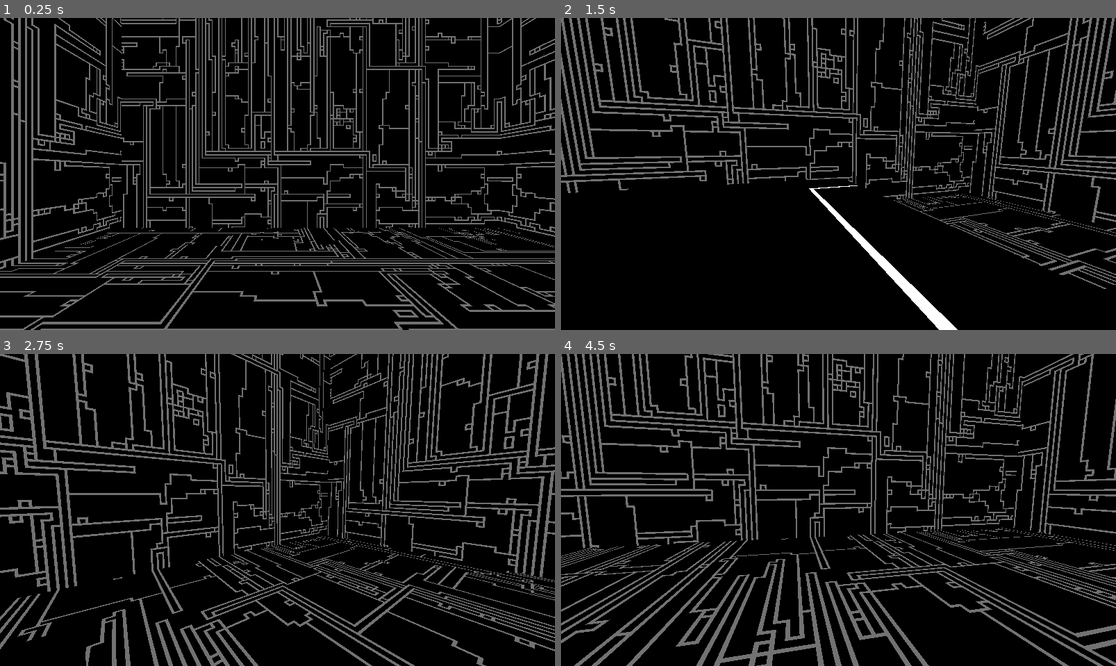
Above: before the commit, frames 1-4 (two rows, left to right).
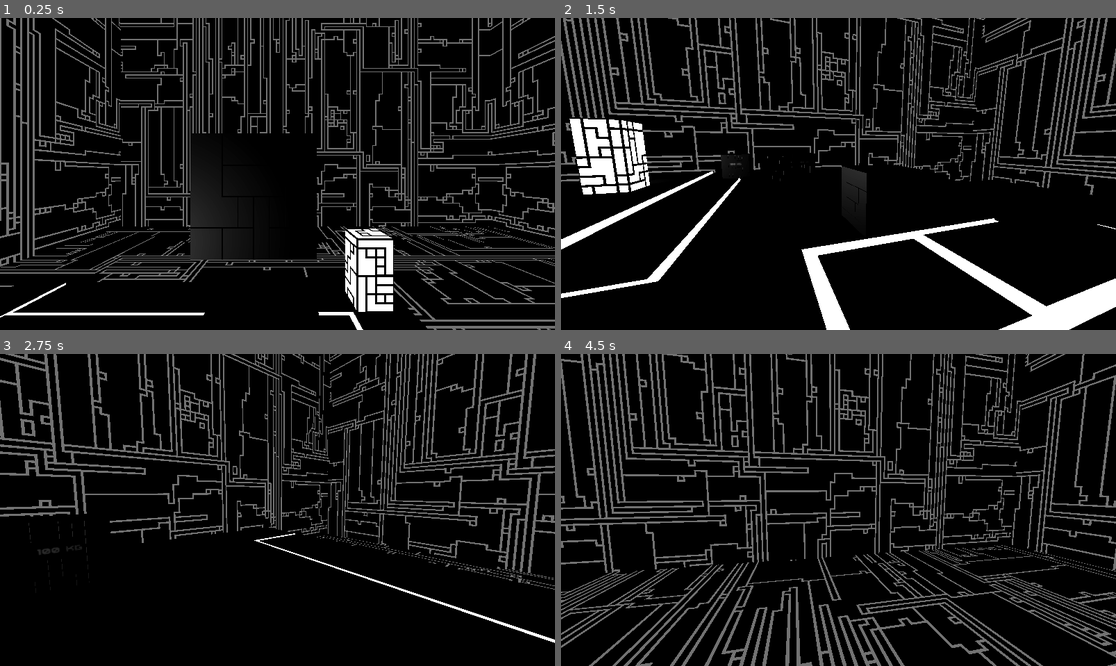
Above: after the commit, the same moments.

Repository: Artem4852/jamgame
Game: Godot game, scene res://levels/level1.tscn
Same seed, same stepped clock (60 frames per second), same inputs: the game is played once before the commit and once after it.
Inputs (mouse positions are in pixels of both pictures, inside the frame that each line leads up to):
- Up to frame 1 (0.25 s): no input
- Up to frame 2 (1.5 s): move the mouse to (960, 158) at 0.52 s; hold D (right) 0.53-1.28 s; tap G (grab, bound only after the commit) at 0.6, 1.35 s; click (960, 158) at 0.67 s; move the mouse to (810, 174) at 1.27 s; hold W (forward) from 1.28 s (still down)
- Up to frame 3 (2.75 s): keep holding W (forward); move the mouse to (288, 503) at 2.02 s; tap G (grab, bound only after the commit) at 2.1 s
- Up to frame 4 (4.5 s): keep holding W (forward); move the mouse to (832, 516) at 2.77 s; tap G (grab, bound only after the commit) at 2.85, 3.6, 4.35 s; move the mouse to (877, 513) at 3.52 s; move the mouse to (794, 506) at 4.27 s

The runs differ from the first frame. In frame 1, 28% of the frame differs, in the area x 0-100%, y 0-100%; in frame 2, 23%; in frame 3, 23%; in frame 4, 30%.

Commit message:
worked on pressure plates

Diff:
--- a/levels/PlayerController.gd
+++ b/levels/PlayerController.gd
@@ -4,11 +4,16 @@
 const SPEED = 5.0
 const JUMP_VELOCITY = 4.5
 const cameraRotationSpeed = 0.004
+var carrying = null
 
 var gravity = ProjectSettings.get_setting("physics/3d/default_gravity")
 
 @onready var cameraPivot := $cameraPivot
 @onready var camera := $cameraPivot/Camera3D
+
+@export var props: Node3D
+
+@export var raycast: RayCast3D
 
 func _unhandled_input(event):
 	if event is InputEventMouseButton:
@@ -36,3 +41,27 @@
 		velocity.z = move_toward(velocity.z, 0, SPEED)
 
 	move_and_slide()
+
+func _process(delta):
+	print(camera.get_children())
+	if Input.is_action_just_pressed("grab"):
+		if carrying == null:
+			if raycast.is_colliding():
+				var object = raycast.get_collider()
+
+				if object.get_meta('tag') == 'crate':
+					var global_transform_before = object.global_transform
+					object.freeze = true
+					props.remove_child(object)
+					camera.add_child(object)
+
+					object.global_transform = global_transform_before
+
+					carrying = object
+		else:
+			var global_transform_before = carrying.global_transform
+			camera.remove_child(carrying)
+			props.add_child(carrying)
+			carrying.global_transform = global_transform_before
+			carrying.freeze = false
+			carrying = null
--- a/levels/level1.tscn
+++ b/levels/level1.tscn
@@ -1,10 +1,11 @@
-[gd_scene load_steps=15 format=3 uid="uid://1tpiypk6q276"]
+[gd_scene load_steps=14 format=3 uid="uid://1tpiypk6q276"]
 
 [ext_resource type="PackedScene" uid="uid://bngo7kwdg8y5n" path="res://prefabs/platform.tscn" id="2_tybi2"]
 [ext_resource type="PackedScene" uid="uid://3ix4cscpevhp" path="res://prefabs/lamp.tscn" id="5_lx4iu"]
 [ext_resource type="PackedScene" uid="uid://ccroytbr8b1ul" path="res://models/glb/wall.glb" id="6_55r4m"]
 [ext_resource type="PackedScene" uid="uid://biyx0la5cmvda" path="res://prefabs/pressurePlate.tscn" id="7_fcatn"]
 [ext_resource type="Script" path="res://levels/PlayerController.gd" id="7_oeujf"]
+[ext_resource type="PackedScene" uid="uid://bfvbqhf705hog" path="res://prefabs/crate_1.tscn" id="8_a21ik"]
 [ext_resource type="PackedScene" uid="uid://bj5err828g4eb" path="res://prefabs/bridge.tscn" id="8_yce60"]
 [ext_resource type="PackedScene" uid="uid://blfn3hbe880oe" path="res://prefabs/bridgeFinal.tscn" id="9_pu5i0"]
 
@@ -29,10 +30,6 @@
 [sub_resource type="ConvexPolygonShape3D" id="ConvexPolygonShape3D_ychiv"]
 points = PackedVector3Array(-0.125207, -0.532801, -0.480507, 0.0227831, 0.47607, 0.498884, 0.169713, 0.559144, 0.464172 …(924 unchanged characters)…
 
-[sub_resource type="BoxShape3D" id="BoxShape3D_34xvq"]
-
-[sub_resource type="BoxMesh" id="BoxMesh_1o1vl"]
-
 [node name="Node3D" type="Node3D"]
 
 [node name="Environment" type="Node" parent="."]
@@ -40,12 +37,14 @@
 [node name="WorldEnvironment" type="WorldEnvironment" parent="Environment"]
 environment = SubResource("Environment_x5w1c")
 
-[node name="Player" type="CharacterBody3D" parent="."]
-transform = Transform3D(1, -3.48787e-16, 3.48787e-16, 3.48787e-16, 1, -3.48787e-16, -3.48787e-16, 3.48787e-16, 1, -1.25366, 16.1576, -3.07966)
+[node name="Player" type="CharacterBody3D" parent="." node_paths=PackedStringArray("props", "raycast")]
+transform = Transform3D(1, -3.48787e-16, 3.48787e-16, 3.48787e-16, 1, -3.48787e-16, -3.48787e-16, 3.48787e-16, 1, 2.65996, 16.1576, 0.808232)
 script = ExtResource("7_oeujf")
+props = NodePath("../Props")
+raycast = NodePath("cameraPivot/Camera3D/RayCast3D")
 
 [node name="Mesh" type="MeshInstance3D" parent="Player"]
-transform = Transform3D(1, -1.21652e-31, 0, -1.21652e-31, 1, 0, 0, 0, 1, 2.96133, 0, 3.22427)
+transform = Transform3D(1, -1.21652e-31, 0, -1.21652e-31, 1, 0, 0, 0, 1, 2.08165e-12, 2.08165e-12, 2.08165e-12)
 mesh = SubResource("CapsuleMesh_3h40d")
 
 [node name="CollisionShape3D" type="CollisionShape3D" parent="Player"]
@@ -53,11 +52,15 @@
 shape = SubResource("ConvexPolygonShape3D_ychiv")
 
 [node name="cameraPivot" type="Node3D" parent="Player"]
-transform = Transform3D(1, 0, 0, 0, 1, 0, 0, 0, 1, 0, 0.393746, 0)
+transform = Transform3D(1, -1.21652e-31, 0, -1.21652e-31, 1, 0, 0, 0, 1, 0, 0.393745, 0)
 
 [node name="Camera3D" type="Camera3D" parent="Player/cameraPivot"]
 transform = Transform3D(1, -1.21652e-31, 0, -1.21652e-31, 1, 0, 0, 0, 1, 0, 0, 0)
 
+[node name="RayCast3D" type="RayCast3D" parent="Player/cameraPivot/Camera3D"]
+transform = Transform3D(1, -1.21652e-31, 0, -1.21652e-31, 1, 0, 0, 0, 1, 0, 0, 0)
+target_position = Vector3(2.08165e-12, 2.08165e-12, -2)
+
 [node name="Platforms" type="Node3D" parent="."]
 
 [node name="platform1" parent="Platforms" instance=ExtResource("2_tybi2")]
@@ -144,8 +147,12 @@
 [node name="wall6" parent="Walls" instance=ExtResource("6_55r4m")]
 transform = Transform3D(4.37114e-08, -1, 3.82137e-15, -1, -4.37114e-08, -8.74228e-08, 8.74228e-08, 0, -1, 27.122, -30, -15.465)
 
-[node name="PressurePlate" parent="." instance=ExtResource("7_fcatn")]
+[node name="PressurePlate" parent="." node_paths=PackedStringArray("bridge1", "bridge2", "bridge3", "bridge4") instance=ExtResource("7_fcatn")]
 transform = Transform3D(1, 0, 0, 0, 1, 0, 0, 0, 1, 2.24693, 12.4681, -4.8078)
+bridge1 = NodePath("../Bridges/Bridge")
+bridge2 = NodePath("../Bridges/Bridge2")
+bridge3 = NodePath("../Bridges/Bridge3")
+bridge4 = NodePath("../Bridges/BridgeEnd")
 
 [node name="Props" type="Node3D" parent="."]
 
@@ -182,38 +189,14 @@
 [node name="StaticBody3D2" parent="Props" instance=ExtResource("5_lx4iu")]
 transform = Transform3D(1, 0, 0, 0, 1, 0, 0, 0, 1, -2.19459, 12.4572, 4.61867)
 
-[node name="RigidBody3D" type="RigidBody3D" parent="."]
-transform = Transform3D(1, 0, 0, 0, 1, 0, 0, 0, 1, 2.38279, 18.6811, -4.75667)
-mass = 100.0
-metadata/tag = "crate"
-
-[node name="CollisionShape3D" type="CollisionShape3D" parent="RigidBody3D"]
-shape = SubResource("BoxShape3D_34xvq")
-
-[node name="MeshInstance3D" type="MeshInstance3D" parent="RigidBody3D"]
-transform = Transform3D(1, 0, 0, 0, 1, 0, 0, 0, 1, -0.00343776, -9.53674e-07, -0.00215673)
-mesh = SubResource("BoxMesh_1o1vl")
-
-[node name="RigidBody3D2" type="RigidBody3D" parent="."]
-transform = Transform3D(1, 0, 0, 0, 1, 0, 0, 0, 1, 2.38279, 24.6563, -4.75667)
-mass = 100.0
-metadata/tag = "crate"
-
-[node name="CollisionShape3D" type="CollisionShape3D" parent="RigidBody3D2"]
-shape = SubResource("BoxShape3D_34xvq")
-
-[node name="MeshInstance3D" type="MeshInstance3D" parent="RigidBody3D2"]
-transform = Transform3D(1, 0, 0, 0, 1, 0, 0, 0, 1, -0.00343776, -9.53674e-07, -0.00215673)
-mesh = SubResource("BoxMesh_1o1vl")
-
-[node name="RigidBody3D3" type="RigidBody3D" parent="."]
-transform = Transform3D(1, 0, 0, 0, 1, 0, 0, 0, 1, 2.38279, 33.3966, -4.75667)
-mass = 100.0
-metadata/tag = "crate"
-
-[node name="CollisionShape3D" type="CollisionShape3D" parent="RigidBody3D3"]
-shape = SubResource("BoxShape3D_34xvq")
-
-[node name="MeshInstance3D" type="MeshInstance3D" parent="RigidBody3D3"]
-transform = Transform3D(1, 0, 0, 0, 1, 0, 0, 0, 1, -0.00343776, -9.53674e-07, -0.00215673)
-mesh = SubResource("BoxMesh_1o1vl")
+[node name="Crate1" parent="Props" instance=ExtResource("8_a21ik")]
+transform = Transform3D(1.00348, -1.22076e-31, -8.15841e-24, -8.15841e-24, 1.00348, 8.15841e-24, 0, 0, 1.00348, 2.46863, 16.3292, -1.32265)
+
+[node name="Crate2" parent="Props" instance=ExtResource("8_a21ik")]
+transform = Transform3D(1.00348, -1.22076e-31, -8.15841e-24, -8.15841e-24, 1.00348, 8.15841e-24, 0, 0, 1.00348, -2.35301, 16.3338, 0.2192)
+
+[node name="Crate3" parent="Props" instance=ExtResource("8_a21ik")]
+transform = Transform3D(1.00348, -1.22076e-31, -8.15841e-24, -8.15841e-24, 1.00348, 8.15841e-24, 0, 0, 1.00348, -4.23229, 16.3292, 1.72753)
+
+[node name="Crate4" parent="Props" instance=ExtResource("8_a21ik")]
+transform = Transform3D(1.00348, -1.22076e-31, -8.15841e-24, -8.15841e-24, 1.00348, 8.15841e-24, 0, 0, 1.00348, -4.28733, 16.3292, -1.0748)
--- a/models/glb/pressurePlate.gd
+++ b/models/glb/pressurePlate.gd
@@ -2,10 +2,12 @@
 
 @export var collider: CollisionShape3D
 @export var plate: StaticBody3D
-@export var bridge1: StaticBody3D
-@export var bridge2: StaticBody3D
-@export var bridge3: StaticBody3D
-@export var bridge4: StaticBody3D
+@export var bridge1: Node3D
+@export var bridge2: Node3D
+@export var bridge3: Node3D
+@export var bridge4: Node3D
+
+var appearingSpeed = 70
 
 func _ready():
 	pass
@@ -18,7 +20,6 @@
 		for body in overlapping_bodies:
 			var tag = body.get_meta('tag')
 			if tag == 'crate' and int(body.linear_velocity.y) == 0:
-				print("Overlapping with Crate ", n)
 				n += 1
 		return n
 
@@ -27,7 +28,26 @@
 	var overlaps = check_for_overlaps()
 	plate.position.y = clamp(-0.02 * overlaps, -0.1, 0)
 	if bridge1:
+		var bridge1 = bridge1.get_child(0)
+		if overlaps > 0:
+			bridge1.position.y = clamp(bridge1.position.y+appearingSpeed*delta, -100, 0)
+		else:
+			bridge1.position.y = clamp(bridge1.position.y-appearingSpeed*delta, -100, 0)
+	if bridge2:
+		var bridge2 = bridge2.get_child(0)
 		if overlaps > 1:
-			bridge1.position.y == -0.045
+			bridge2.position.y = clamp(bridge2.position.y+appearingSpeed*delta, -100, 0)
 		else:
-			bridge1.position.y == -100
+			bridge2.position.y = clamp(bridge2.position.y-appearingSpeed*delta, -100, 0)
+	if bridge3:
+		var bridge3 = bridge3.get_child(0)
+		if overlaps > 2:
+			bridge3.position.y = clamp(bridge3.position.y+appearingSpeed*delta, -100, 0)
+		else:
+			bridge3.position.y = clamp(bridge3.position.y-appearingSpeed*delta, -100, 0)
+	if bridge4:
+		var bridge4 = bridge4.get_child(0)
+		if overlaps > 3:
+			bridge4.position.y = clamp(bridge4.position.y+appearingSpeed*delta, -100, 0)
+		else:
+			bridge4.position.y = clamp(bridge4.position.y-appearingSpeed*delta, -100, 0)
--- a/prefabs/bridge.tscn
+++ b/prefabs/bridge.tscn
@@ -12,6 +12,7 @@
 transform = Transform3D(1, 0, 0, 0, 1, 0, 0, 0, 1, 2.08165e-12, 2.08165e-12, 2.08165e-12)
 
 [node name="StaticBody3D" type="StaticBody3D" parent="."]
+transform = Transform3D(1, 0, 0, 0, 1, 0, 0, 0, 1, 2.08165e-12, -100, 2.08165e-12)
 
 [node name="Mesh" parent="StaticBody3D" instance=ExtResource("1_uui2s")]
 
--- a/prefabs/bridgeFinal.tscn
+++ b/prefabs/bridgeFinal.tscn
@@ -8,18 +8,21 @@
 [sub_resource type="BoxShape3D" id="BoxShape3D_12rm2"]
 size = Vector3(6.11499, 1, 1)
 
-[node name="BridgeEnd" type="StaticBody3D"]
+[node name="BridgeEnd" type="Node3D"]
 transform = Transform3D(1, 0, 0, 0, 1, 0, 0, 0, 1, 2.08165e-12, 2.08165e-12, 2.08165e-12)
 
-[node name="Mesh" parent="." instance=ExtResource("1_xs86r")]
+[node name="StaticBody3D" type="StaticBody3D" parent="."]
+transform = Transform3D(1, 0, 0, 0, 1, 0, 0, 0, 1, 2.08165e-12, -100, 2.08165e-12)
 
-[node name="CollisionShape3D" type="CollisionShape3D" parent="."]
+[node name="Mesh" parent="StaticBody3D" instance=ExtResource("1_xs86r")]
+
+[node name="CollisionShape3D" type="CollisionShape3D" parent="StaticBody3D"]
 shape = SubResource("BoxShape3D_1o7nk")
 
-[node name="CollisionShape3D2" type="CollisionShape3D" parent="."]
+[node name="CollisionShape3D2" type="CollisionShape3D" parent="StaticBody3D"]
 transform = Transform3D(1, 0, 0, 0, 0.83981, 0.542881, 0, -0.542881, 0.83981, 0, 12.1624, -1.23959)
 shape = SubResource("BoxShape3D_12rm2")
 
-[node name="CollisionShape3D3" type="CollisionShape3D" parent="."]
+[node name="CollisionShape3D3" type="CollisionShape3D" parent="StaticBody3D"]
 transform = Transform3D(1, 0, 0, 0, 0.83981, 0.542881, 0, -0.542881, 0.83981, 0, 12.7093, 1.74005)
 shape = SubResource("BoxShape3D_12rm2")
--- /dev/null
+++ b/prefabs/crate_1.tscn
@@ -0,0 +1,16 @@
+[gd_scene load_steps=3 format=3 uid="uid://bfvbqhf705hog"]
+
+[ext_resource type="PackedScene" uid="uid://cgjht4kh1h7lt" path="res://models/glb/crate1.glb" id="1_085xw"]
+
+[sub_resource type="BoxShape3D" id="BoxShape3D_gc53f"]
+size = Vector3(2.02734, 2.02246, 2.01074)
+
+[node name="Crate1" type="RigidBody3D"]
+metadata/tag = "crate"
+
+[node name="crate1" parent="." instance=ExtResource("1_085xw")]
+transform = Transform3D(0.5, 0, 0, 0, 0.5, 0, 0, 0, 0.5, 0, 0, 0)
+
+[node name="CollisionShape3D" type="CollisionShape3D" parent="."]
+transform = Transform3D(0.5, 0, 0, 0, 0.5, 0, 0, 0, 0.5, 0, 0, 0)
+shape = SubResource("BoxShape3D_gc53f")
--- a/project.godot
+++ b/project.godot
@@ -45,3 +45,8 @@
 "events": [Object(InputEventKey,"resource_local_to_scene":false,"resource_name":"","device":-1,"window_id":0,"alt_pressed":false,"shift_pressed":false,"ctrl_pressed":false,"meta_pressed":false,"pressed":false,"keycode":0,"physical_keycode":68,"key_label":0,"unicode":100,"echo":false,"script":null)
 ]
 }
+grab={
+"deadzone": 0.5,
+"events": [Object(InputEventKey,"resource_local_to_scene":false,"resource_name":"","device":-1,"window_id":0,"alt_pressed":false,"shift_pressed":false,"ctrl_pressed":false,"meta_pressed":false,"pressed":false,"keycode":0,"physical_keycode":71,"key_label":0,"unicode":103,"echo":false,"script":null)
+]
+}
